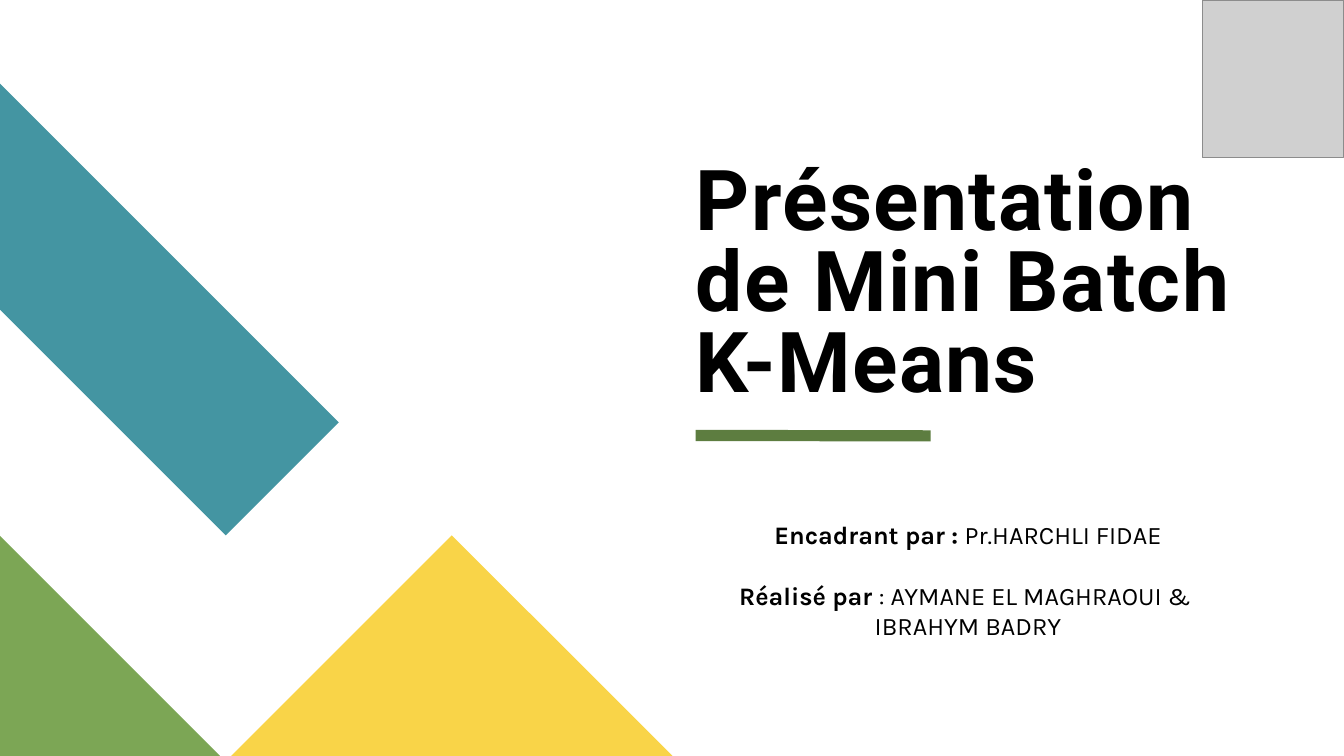
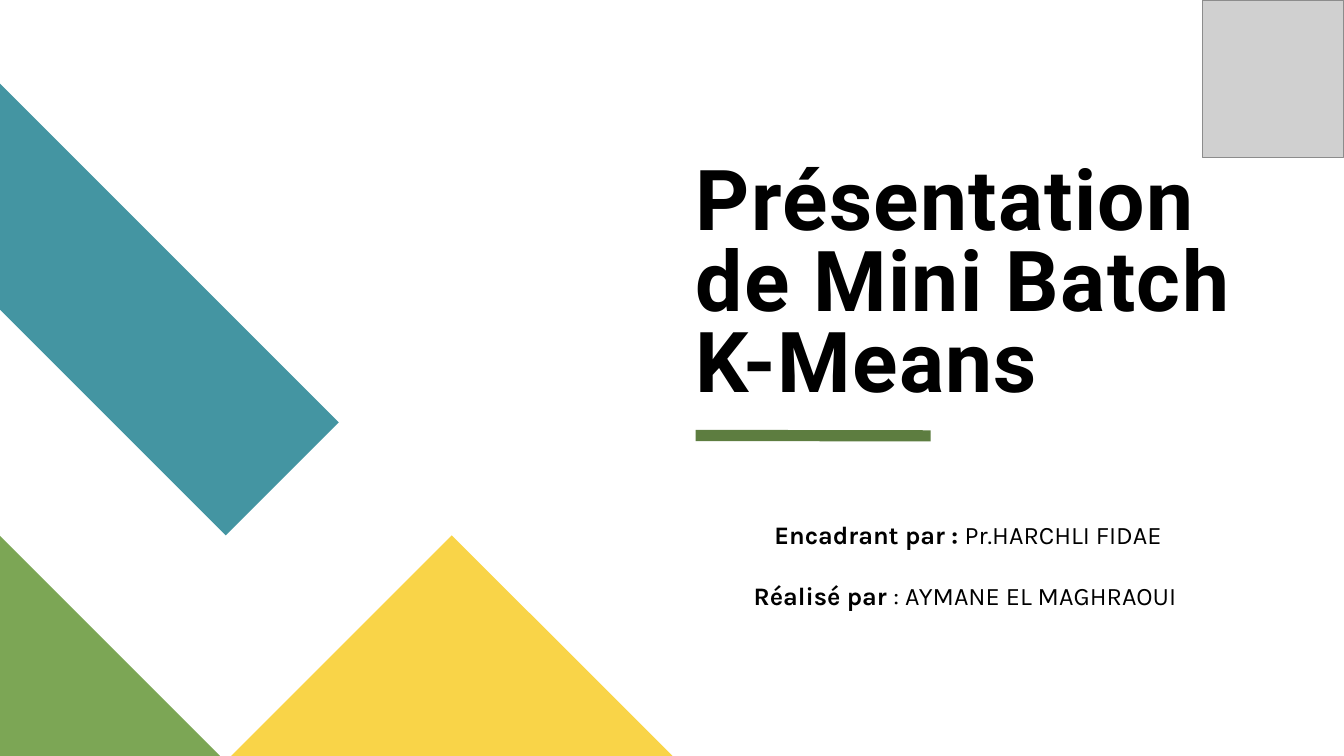
Before and after one commit to aymanbm/MiniBatchKmeans, a slide deck: slide 1 of Présentation de Mini Batch K-Means.pptx. Drawn at 1344x756 pixels with LibreOffice and Linux fonts; fonts in the diff are those of the drawing; grey boxes stand for pictures. Boxes give left, top, right and bottom in pixels: in the first picture for what was removed or moved away, otherwise in the second. Text is boxed around its words. In the diff, an @@ line names an element or a change of style, - is before the commit and + after.

Commit message:
first commit

```diff
--- a/Présentation de Mini Batch K-Means.pptx
+++ b/Présentation de Mini Batch K-Means.pptx
@@ text at (754, 585, 1176, 611): text changed @@
-Réalisé par : AYMANE EL MAGHRAOUI &
-IBRAHYM BADRY
+Réalisé par : AYMANE EL MAGHRAOUI
```
